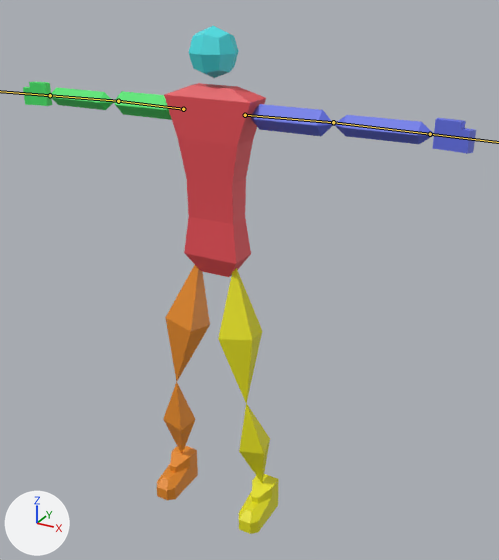
An edit to the glTF model FPS/Player/Player.glb, drawn before and after from the same camera.
Camera for both pictures: a camera (50 mm lens) standing at (3.1, -5.01, 5.11) and looking at (0.5, -0.3, 2.75). The axes (+X, +Y, +Z) are drawn at lower left. The lights are the same throughout. Both versions are drawn at frame 1 of the action 'JumpGun'; the numbers are the values there. The bones that change are drawn over the model as lines.

Names of what the first picture shows: 'Foot.L', 'Foot.R', 'Hand.L', 'Hand.R', 'Head', 'LowerArm.L', 'LowerArm.R', 'LowerLeg.L', 'LowerLeg.R', 'Torso', 'UpperArm.L', 'UpperArm.R', 'UpperLeg.L', 'UpperLeg.R'.
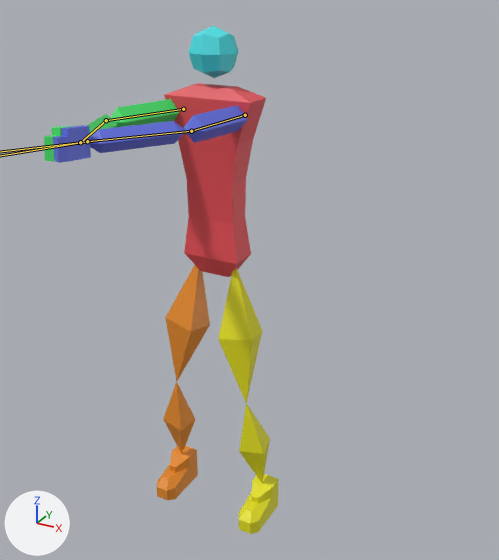
Edits to the scene script, one JSON object a line:
```json
{"block": "bone_upperarm_l", "where": "bone_upperarm_l = bpy.data.objects['Armature'].pose.bones['UpperArm.L']  # child of 'Clavicle.L'"}
{"op": "set", "path": "bone_upperarm_l.rotation_quaternion", "old": "(1.0, 0.0, 0.0, 0.0)", "new": "(0.667, 0.004, 0.0, -0.745)", "note": "degrees (0, 0, 0) -> degrees (0, 0, -96)"}
{"block": "bone_lowerarm_l", "where": "bone_lowerarm_l = bpy.data.objects['Armature'].pose.bones['LowerArm.L']  # child of 'UpperArm.L'"}
{"op": "set", "path": "bone_lowerarm_l.rotation_quaternion", "old": "(1.0, 0.0, 0.0, 0.0)", "new": "(0.981, 0.0, 0.0, -0.196)", "note": "degrees (0, 0, 0) -> degrees (0, 0, -23)"}
{"block": "bone_hand_l", "where": "bone_hand_l = bpy.data.objects['Armature'].pose.bones['Hand.L']  # child of 'LowerArm.L'"}
{"op": "set", "path": "bone_hand_l.rotation_quaternion", "old": "(1.0, 0.0, 0.0, 0.0)", "new": "(0.958, 0.035, 0.014, 0.285)", "note": "degrees (0, 0, 0) -> degrees (4, 0, 33)"}
{"block": "bone_upperarm_r", "where": "bone_upperarm_r = bpy.data.objects['Armature'].pose.bones['UpperArm.R']  # child of 'Clavicle.R'"}
{"op": "set", "path": "bone_upperarm_r.rotation_quaternion", "old": "(1.0, 0.0, 0.0, 0.0)", "new": "(0.797, -0.004, -0.001, 0.604)", "note": "degrees (0, 0, 0) -> degrees (0, 0, 74)"}
{"block": "bone_lowerarm_r", "where": "bone_lowerarm_r = bpy.data.objects['Armature'].pose.bones['LowerArm.R']  # child of 'UpperArm.R'"}
{"op": "set", "path": "bone_lowerarm_r.rotation_quaternion", "old": "(1.0, 0.0, 0.0, 0.0)", "new": "(0.946, 0.0, 0.0, 0.324)", "note": "degrees (0, 0, 0) -> degrees (0, 0, 38)"}
{"block": "bone_hand_r", "where": "bone_hand_r = bpy.data.objects['Armature'].pose.bones['Hand.R']  # child of 'LowerArm.R'"}
{"op": "set", "path": "bone_hand_r.rotation_quaternion", "old": "(1.0, 0.0, 0.0, 0.0)", "new": "(0.972, 0.057, -0.021, -0.226)", "note": "degrees (0, 0, 0) -> degrees (7, -1, -26)"}
```

Changed parts and their boxes (x1, y1, x2, y2) in the pictures (499 x 560 px):
```json
{"object": "LowerArm.L", "change": "posed", "before": [334, 115, 434, 144], "after": [90, 121, 186, 153], "on screen": "10% taller"}
{"object": "UpperArm.L", "change": "posed", "before": [251, 104, 334, 136], "after": [184, 105, 248, 143], "on screen": "23% narrower, 18% taller"}
{"object": "Hand.L", "change": "posed", "before": [432, 118, 476, 154], "after": [53, 125, 91, 163], "on screen": "13% narrower"}
{"object": "UpperArm.R", "change": "posed", "before": [114, 91, 172, 120], "after": [110, 99, 179, 127]}
{"object": "LowerArm.R", "change": "posed", "before": [49, 88, 114, 110], "after": [86, 114, 117, 137]}
{"object": "Hand.R", "change": "posed", "before": [23, 82, 52, 106], "after": [44, 126, 72, 162]}
{"bone": "UpperArm.L", "before": "(245, 115) to (333, 122)", "after": "(245, 115) to (191, 131)"}
{"bone": "LowerArm.L", "before": "(333, 122) to (430, 134)", "after": "(191, 131) to (87, 141)"}
{"bone": "UpperArm.R", "before": "(183, 109) to (118, 101)", "after": "(183, 109) to (106, 120)"}
{"bone": "LowerArm.R", "before": "(118, 101) to (50, 95)", "after": "(106, 120) to (80, 142)"}
```
